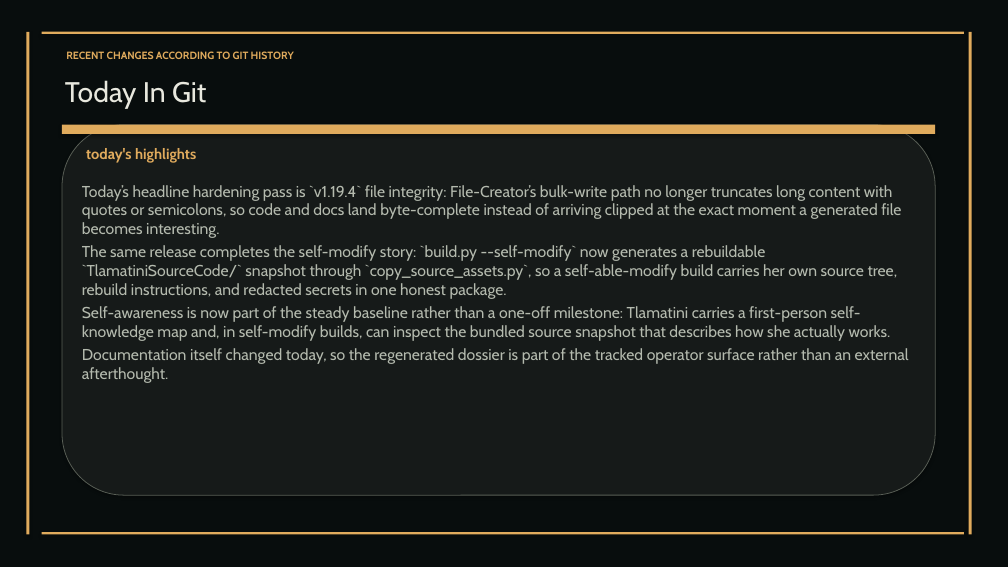
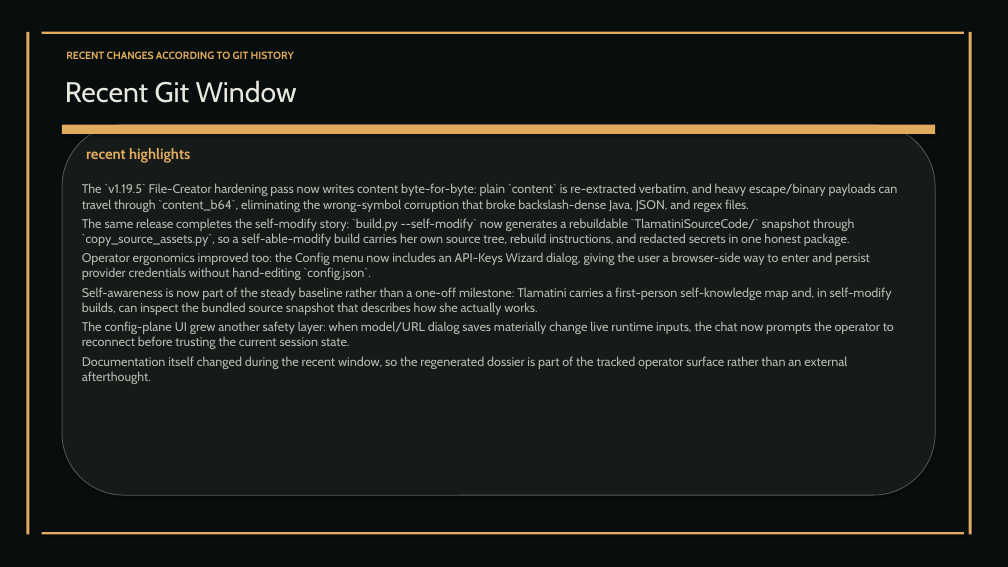
Before and after one commit to XAIHT/Tlamatini, a slide deck: slide 60 of Tlamatini_eXtended_Artificial_Intelligence_Humanly_Tempered.pptx (slide 59 before the commit). Drawn at 1008x567 pixels with LibreOffice and Linux fonts; fonts in the diff are those of the drawing. Boxes give left, top, right and bottom in pixels: in the first picture for what was removed or moved away, otherwise in the second. Text is boxed around its words. In the diff, an @@ line names an element or a change of style, - is before the commit and + after.

Commit message:
Updating visual documentation to Tlamatini v1.19.5, by Tlamatini's-AutoBot.

```diff
--- a/Tlamatini_eXtended_Artificial_Intelligence_Humanly_Tempered.pptx
+++ b/Tlamatini_eXtended_Artificial_Intelligence_Humanly_Tempered.pptx
@@ text at <box>65,80,297,103</box>: text changed @@
-Today In Git
+Recent Git Window
@@ text at <box>86,148,190,163</box>: text changed @@
-today's highlights
+recent highlights
@@ text at <box>82,183,898,212</box>: text changed; size 15 to 12 pt @@
-Today’s headline hardening pass is `v1.19.4` file integrity: File-Creator’s bulk-write path no longer truncates long content with quotes or semicolons, so code and docs land byte-complete instead of arriving clipped at the exact moment a generated file becomes interesting.
+The `v1.19.5` File-Creator hardening pass now writes content byte-for-byte: plain `content` is re-extracted verbatim, and heavy escape/binary payloads can travel through `content_b64`, eliminating the wrong-symbol corruption that broke backslash-dense Java, JSON, and regex files.
@@ text at <box>82,218,892,315</box>: size 15 to 12 pt in "The same release completes the self-modify story: ...", "Self-awareness is now part of the steady ..." @@
@@ text at <box>82,252,870,280</box>: paragraph added @@
+Operator ergonomics improved too: the Config menu now includes an API-Keys Wizard dialog, giving the user a browser-side way to enter and persist provider credentials without hand-editing `config.json`.
@@ text at <box>82,321,894,384</box>: text changed; size 15 to 12 pt @@
-Documentation itself changed today, so the regenerated dossier is part of the tracked operator surface rather than an external afterthought.
+The config-plane UI grew another safety layer: when model/URL dialog saves materially change live runtime inputs, the chat now prompts the operator to reconnect before trusting the current session state.
+Documentation itself changed during the recent window, so the regenerated dossier is part of the tracked operator surface rather than an external afterthought.
```
Also in this commit, not shown: 17 other slides changed, 2 slides added, 2 other files.
